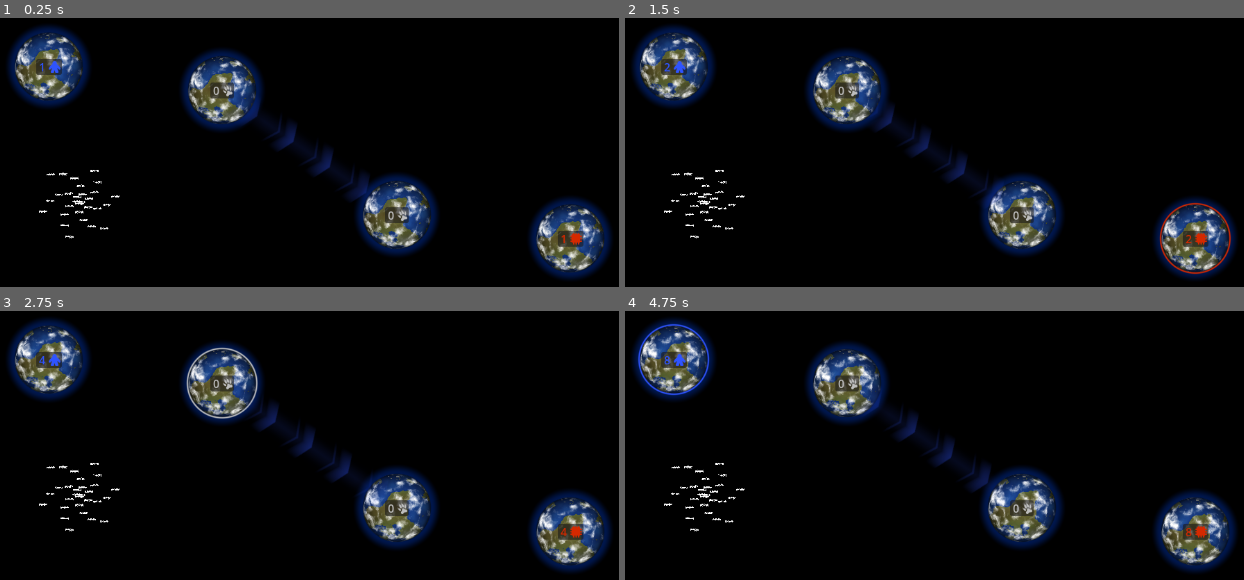
Above: before the commit, frames 1-4 (two rows, left to right).
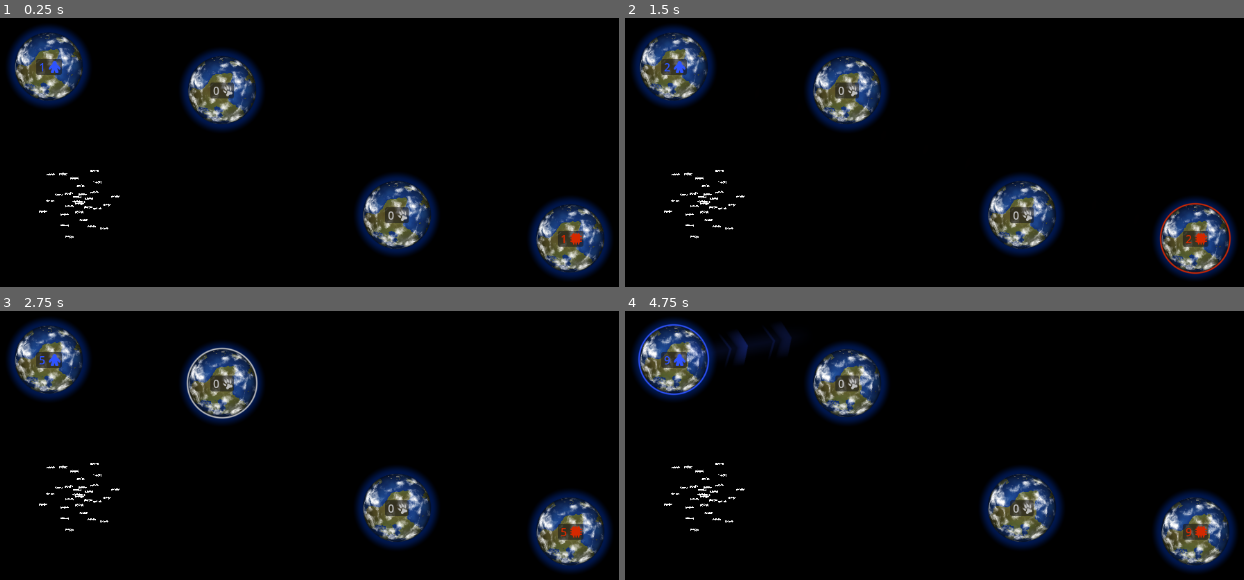
Above: after the commit, the same moments.

Repository: bruce965/space-capture
Game: Godot game, scene res://main.tscn
Same seed, same stepped clock (60 frames per second), same inputs: the game is played once before the commit and once after it.
Inputs (mouse positions are in pixels of both pictures, inside the frame that each line leads up to):
- Up to frame 1 (0.25 s): no input
- Up to frame 2 (1.5 s): drag from (674, 66) to (1194, 238) at 0.52 s; drag from (1194, 238) to (674, 66) at 1.27 s
- Up to frame 3 (2.75 s): move the mouse to (222, 383) at 2.02 s; click (222, 383) at 2.17 s
- Up to frame 4 (4.75 s): drag from (1021, 507) to (1194, 531) at 2.77 s; move the mouse to (1175, 512) at 3.52 s; click (1175, 512) at 3.67 s; drag from (693, 378) to (816, 332) at 4.27 s

The runs differ from the first frame. In frame 1, 1.1% of the frame differs, in the area x 39-60%, y 31-69%; in frame 2, 1.1%; in frame 3, 1.0%; in frame 4, 1.7%, in the area x 6-92%, y 5-84%.

Commit message:
Improve trail

Diff:
--- a/main.tscn
+++ b/main.tscn
@@ -1,7 +1,7 @@
 [gd_scene load_steps=11 format=3 uid="uid://cdaf4bh0jaa45"]
 
 [ext_resource type="PackedScene" uid="uid://dq00mi6jwsa1f" path="res://scenes/planet/planet.tscn" id="1_0p552"]
-[ext_resource type="Script" path="res://game_logic/game_logic.gd" id="1_kb05v"]
+[ext_resource type="Script" path="res://scripts/game_logic.gd" id="1_kb05v"]
 [ext_resource type="Script" path="res://scenes/player/player.gd" id="2_plgh6"]
 [ext_resource type="Texture2D" uid="uid://bydmcc5d53ldx" path="res://icons/paw_print.svg" id="3_mxakn"]
 [ext_resource type="Texture2D" uid="uid://1xh0qil16bkh" path="res://icons/character.svg" id="3_qxmev"]
@@ -57,7 +57,7 @@
 position = Vector2(246, 394)
 count = 29
 
-[node name="UI" type="Control" parent="."]
+[node name="UI" type="Control" parent="." node_paths=PackedStringArray("trail")]
 layout_mode = 3
 anchors_preset = 15
 anchor_right = 1.0
@@ -66,9 +66,7 @@
 grow_vertical = 2
 mouse_filter = 2
 script = ExtResource("7_khbdl")
+trail = NodePath("Trail")
 
 [node name="Trail" parent="UI" instance=ExtResource("10_b5ql7")]
-position = Vector2(577.094, 325.561)
-rotation = 0.610903
-scale = Vector2(4.53022, 1)
-color = Color(0.184314, 0.329412, 1, 1)
+visible = false
--- a/scenes/trail/trail.gd
+++ b/scenes/trail/trail.gd
@@ -1,5 +1,23 @@
 extends Sprite2D
+class_name Trail
+
+@onready var inv_texture_width = 1. / texture.get_width()
 
 @export var color: Color :
 	set(value):
 		material.set_shader_parameter('color', value)
+
+var start_position: Vector2 :
+	set(value):
+		start_position = value
+		_update_transform(value, end_position)
+
+var end_position: Vector2 :
+	set(value):
+		end_position = value
+		_update_transform(start_position, value)
+
+func _update_transform(start: Vector2, end: Vector2) -> void:
+	global_position = (start + end) * .5
+	look_at(end)
+	scale = Vector2((end - start).length() * inv_texture_width, 1.)
--- /dev/null
+++ b/scripts/util.gd
@@ -0,0 +1,10 @@
+class_name Util
+
+## Time-independent damping with exponential-decay.
+##
+## [smoothing] is the proportion of [current] remaining after one second, the
+## rest is [target]. [delta_time] represents the number of seconds passed since
+## last invocation.
+static func damp(current: Variant, target: Variant, smoothing: float, delta_time: float) -> Variant :
+	# https://www.rorydriscoll.com/2016/03/07/frame-rate-independent-damping-using-lerp/
+	return lerp(current, target, 1. - pow(smoothing, delta_time))
--- a/ui.gd
+++ b/ui.gd
@@ -1,10 +1,14 @@
 extends Control
 class_name GameUI
+
+@export var trail: Trail
 
 var game: GameLogic
 
 var selected_planet: Planet
 var pointed_planet: Planet
+var dragging_from_planet: bool
+var last_cursor_position: Vector2
 
 func _on_game_started(game: GameLogic) -> void:
 	self.game = game
@@ -14,12 +18,17 @@
 		planet.pointer_entered.connect(_on_planet_pointer_entered)
 		planet.pointer_exited.connect(_on_planet_pointer_exited)
 
+	#trail.color = game.player
+
 func _on_planet_selected(planet: Planet) -> void:
 	if selected_planet != null:
 		selected_planet.is_selected = false
 
 	selected_planet = planet
 	selected_planet.is_selected = true
+
+	dragging_from_planet = true
+	_update_trail(0., true)
 
 func _on_planet_pointer_entered(planet: Planet) -> void:
 	pointed_planet = planet
@@ -29,8 +38,16 @@
 		pointed_planet = null
 
 func _unhandled_input(event: InputEvent) -> void:
+	if event is InputEventMouseMotion:
+		# The trail follows the cursor.
+		last_cursor_position = event.global_position
+
 	if event is InputEventMouseButton and event.button_index == MOUSE_BUTTON_LEFT and event.is_released():
-		if selected_planet != null and pointed_planet != null:
+		# The trail disappears when no longer dragging.
+		dragging_from_planet = false
+
+		# Detect mouse released on a planet and spawn a fleet.
+		if selected_planet != null and selected_planet.player is LocalPlayer and pointed_planet != null:
 			var count = ceil(selected_planet.population / 2)
 			selected_planet.population -= count
 			if selected_planet.player == pointed_planet.player:
@@ -40,3 +57,24 @@
 				if pointed_planet.population <= 0:
 					pointed_planet.player = selected_planet.player
 					pointed_planet.population = abs(pointed_planet.population)
+
+#region Trail
+
+var trail_opacity := 0.
+
+func _update_trail(delta: float, snap_position: bool) -> void:
+	var show_trail := dragging_from_planet and selected_planet != null and selected_planet.player is LocalPlayer
+	if show_trail or trail.visible:
+		trail_opacity = Util.damp(trail_opacity, 1. if show_trail else 0., 1e-4, delta)
+		trail.color = Color(selected_planet.player.color, trail_opacity)
+		trail.visible = trail_opacity > .01
+
+		if show_trail:
+			var target_position = last_cursor_position if pointed_planet == null else pointed_planet.global_position
+			trail.start_position = selected_planet.global_position
+			trail.end_position = target_position if snap_position else Util.damp(trail.end_position, target_position, 1e-20, delta)
+
+#endregion
+
+func _process(delta: float) -> void:
+	_update_trail(delta, false)
Renamed: game_logic/game_logic.gd -> scripts/game_logic.gd
